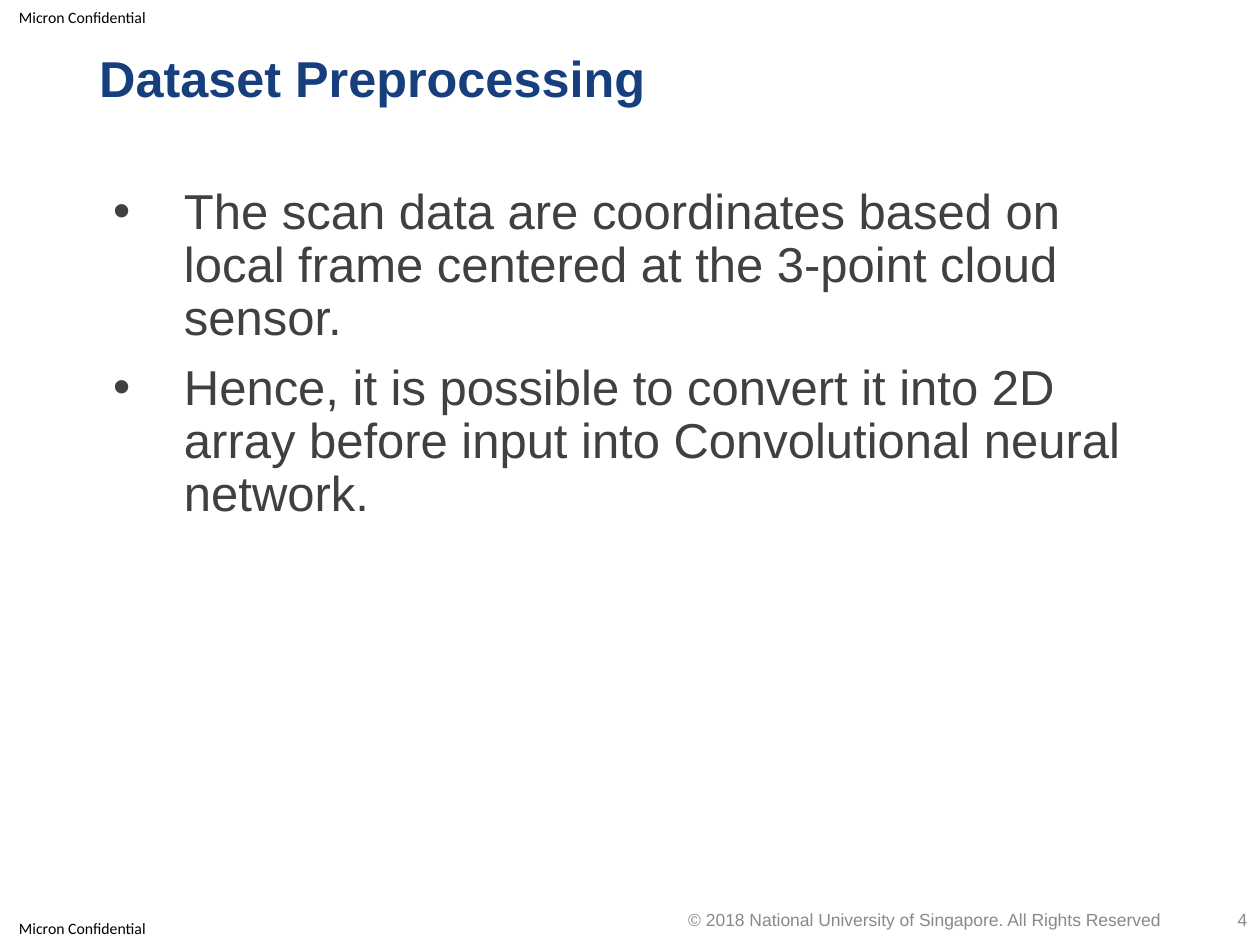
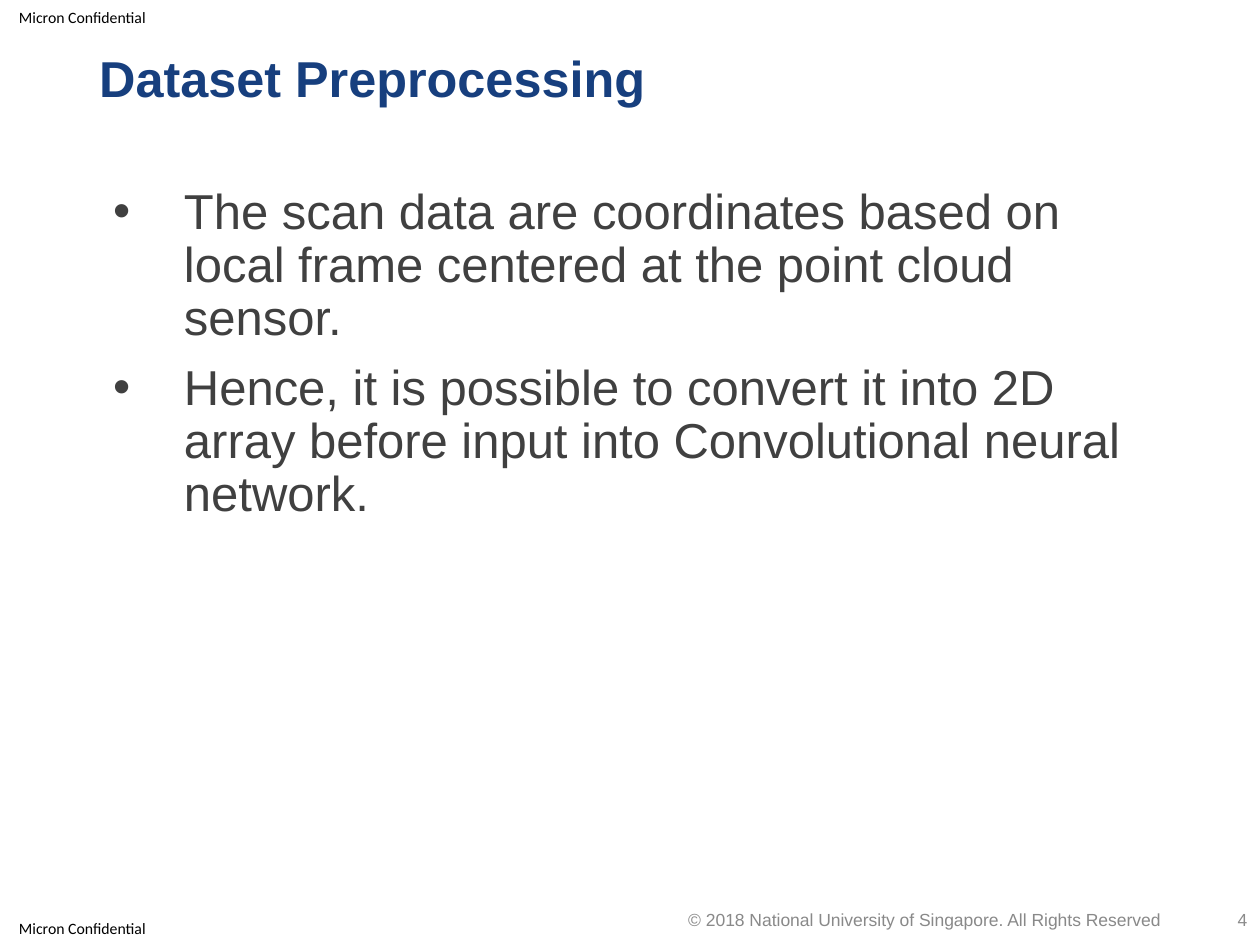
Before and after one commit to optimusium/3dscan, a slide deck: slide 4 of PracticeModule_Presentation.pptx. Drawn at 1260x945 pixels with LibreOffice and Linux fonts; fonts in the diff are those of the drawing; background and template pictures are left out. Boxes give left, top, right and bottom in pixels: in the first picture for what was removed or moved away, otherwise in the second. Text is boxed around its words. In the diff, an @@ line names an element or a change of style, - is before the commit and + after.

```diff
--- a/PracticeModule_Presentation.pptx
+++ b/PracticeModule_Presentation.pptx
@@ text at box(184, 193, 1060, 336): text changed @@
-• The scan data are coordinates based on local frame centered at the 3-point cloud sensor.
+• The scan data are coordinates based on local frame centered at the point cloud sensor.
```
Also in this commit, not shown: 3 other slides changed.
